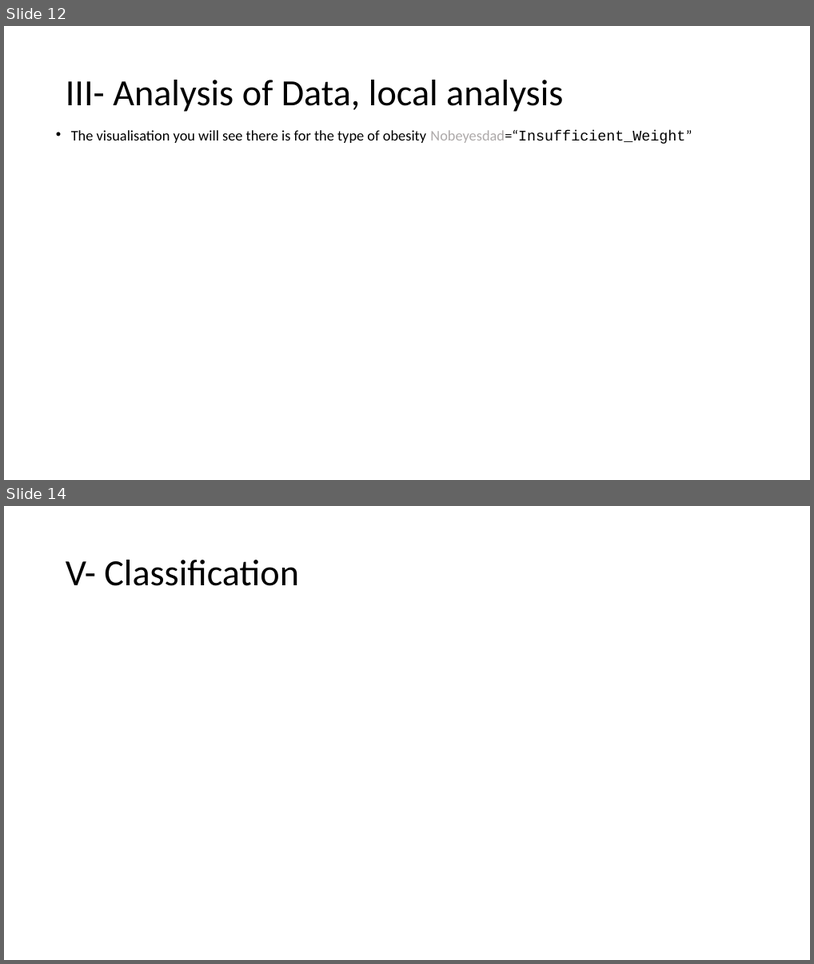
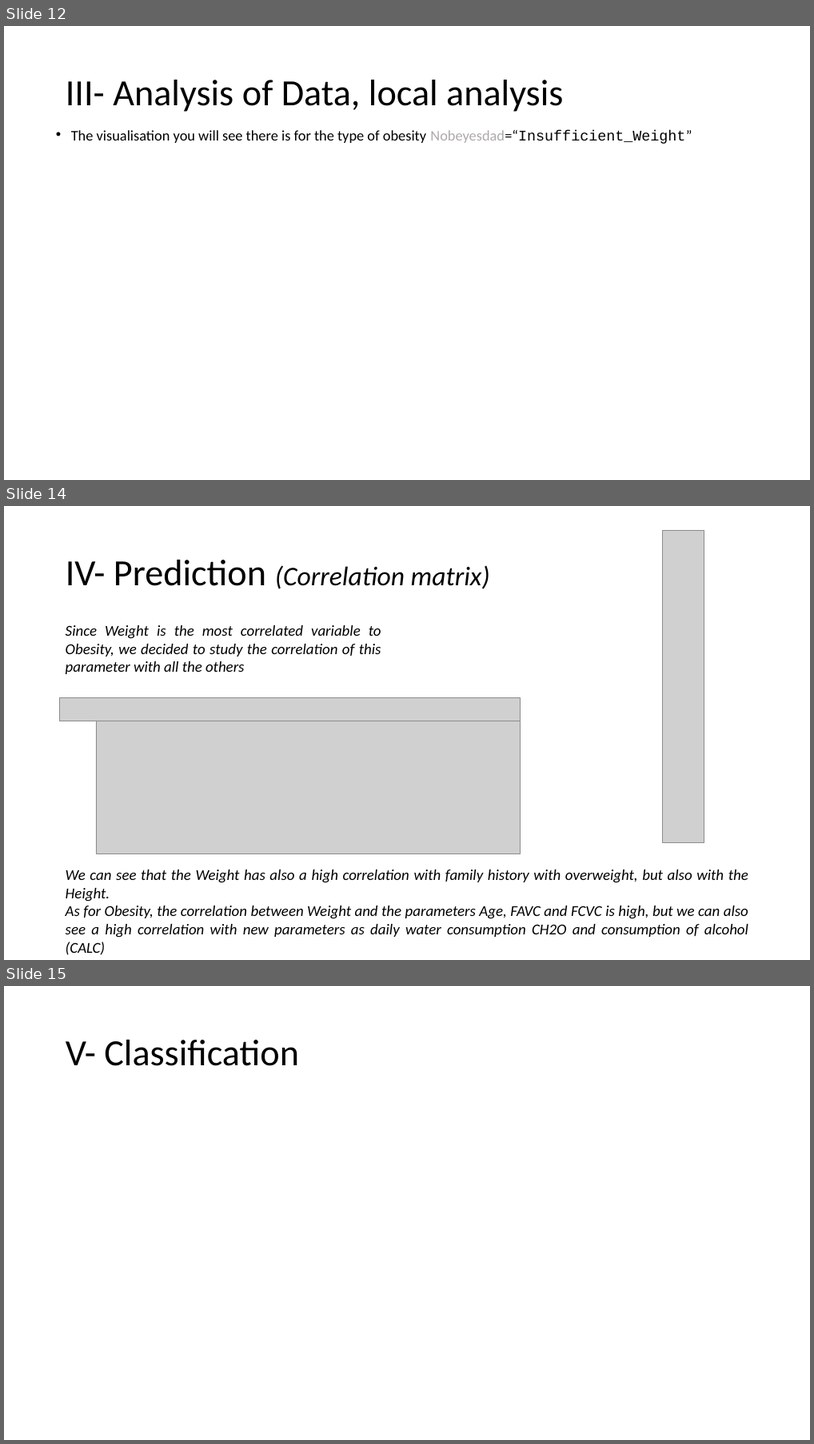
Before and after one commit to Leodespt/Projet_Python, a slide deck: Presentation_Python.pptx. Shown one above the other, each under a label of ours: slides 12 and 14 before the commit, slides 12, 14 and 15 after it; the slides between them are not shown. The pictures are 814x964 and 814x1444 pixels, drawn with LibreOffice and Linux fonts; fonts in the diff are those of the drawing; grey boxes stand for pictures. Boxes give left, top, right and bottom in pixels: in the first picture for what was removed or moved away, otherwise in the second. Text is boxed around its words. In the diff, an @@ line names an element or a change of style, - is before the commit and + after.

```diff
--- a/Presentation_Python.pptx
+++ b/Presentation_Python.pptx
@@ slide 14 added at (4, 506, 810, 960), background #FFFFFF @@
@@ picture added at (662, 530, 705, 843) @@
@@ title added at (66, 560, 490, 589), 32 pt, text #000000, italic @@
+IV- Prediction (Correlation matrix)
@@ text added at (66, 625, 382, 674), 18 pt, text #000000, italic @@
+Since Weight is the most correlated variable to Obesity, we decided to study the correlation of this parameter with all the others
@@ picture added at (60, 697, 521, 720) @@
@@ picture added at (96, 720, 521, 854) @@
@@ text added at (66, 869, 749, 955), 18 pt, text #000000, italic @@
+We can see that the Weight has also a high correlation with family history with overweight, but also with the Height.
+As for Obesity, the correlation between Weight and the parameters Age, FAVC and FCVC is high, but we can also see a high correlation with new parameters as daily water consumption CH2O and consumption of alcohol (CALC)
@@ what was slide 14 is now slide 15 @@
```
Also in this commit, not shown: 2 slides changed, 1 other slide added, 1 slide removed.
